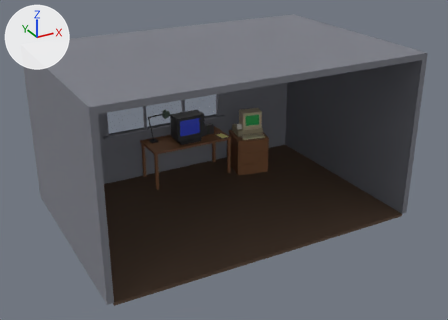
Renders of the glTF model src/assets/models/room.glb from each side of a commit.
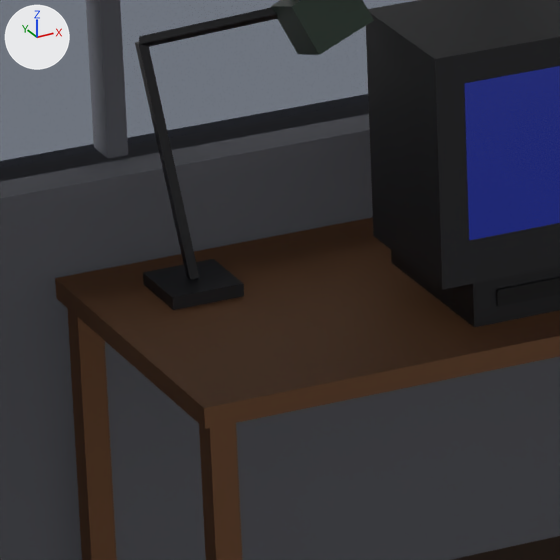
The first picture shows the older version from a 50 mm lens placed at (-4.64, -10.0, 5.15), pointed at (0.0, -1.56, 0.93). The close-ups show the older and then the newer version on the part from 30% to 42% of the width and 35% to 52% of the height of that picture. Only the edits that show in the close-ups are written down. Arrows for +X, +Y and +Z are at upper left; the lights stay in place. Where no turn or scale is listed for an object, it has been applied to the vertices.

The first close-up shows 'lamp_arm', 'lamp_head', 'static_desk', 'static_floor', 'static_room', 'tv_body', 'tv_screen', 'vcr_body', 'vcr_flap', 'window_glass'.
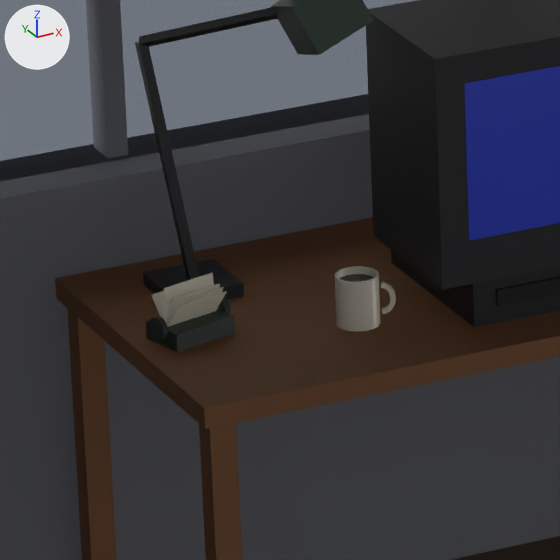
Pixel boxes [x1, y1, x2, y2] of what changed, in the close-ups (560 x 560 px):
'rolodex', added: after [146, 273, 235, 352]
    faces in mat_m_rolodex (dark grey #2c3a35): [146, 297, 235, 352]
    faces in mat_m_index_card (pale yellow #f1ead6): [151, 273, 227, 327]
'coffee_mug', added (pale yellow): after [335, 266, 396, 332]
'coffee_liquid', added: after [339, 274, 374, 282]

The edits, one by one:
Material 'm_rolodex' (mat_m_rolodex) is new.
Its base color is (0.0252, 0.0423, 0.0356) (dark grey #2c3a35).
Material 'm_index_card' (mat_m_index_card) is new.
Its base color is (0.88, 0.823, 0.672) (pale yellow #f1ead6).
Its roughness is 0.9.
Material 'm_coffee_liquid' (mat_m_coffee_liquid) is new.
Its base color is (0.0232, 0.00802, 0.00335) (black #2a160b).
Its roughness is 0.12.
Material 'm_coffee_mug' (mat_m_coffee_mug) is new.
Its base color is (0.791, 0.738, 0.624) (pale yellow #e6dfcf).
Its roughness is 0.35.
Mesh me_rolodex is new.
It has 140 vertices, 236 faces and spans x -0.079..0.079, y -0.06..0.06, z 0.0..0.108.
Faces by material slot: [152, 84].
It uses material mat_m_rolodex (dark grey #2c3a35).
It uses material mat_m_index_card (pale yellow #f1ead6).
Mesh me_coffee_liquid is new.
It has 25 vertices, 24 faces and spans x -0.0354..0.0354, y -0.0354..0.0354, z 0.0.
It uses material mat_m_coffee_liquid (black #2a160b).
Mesh me_coffee_mug is new.
It has 158 vertices, 276 faces and spans x -0.04..0.0625, y -0.04..0.04, z 0.0..0.095.
It uses material mat_m_coffee_mug (pale yellow #e6dfcf).
Object 'rolodex' (ob_rolodex) is new; it shows me_rolodex.
Its location is (-0.64, 0.0, 0.75).
Object 'coffee_liquid' (ob_coffee_liquid) is new; it shows me_coffee_liquid.
Its location is (-0.35, -0.09, 0.832).
Object 'coffee_mug' (ob_coffee_mug) is new; it shows me_coffee_mug.
Its location is (-0.35, -0.09, 0.75).
